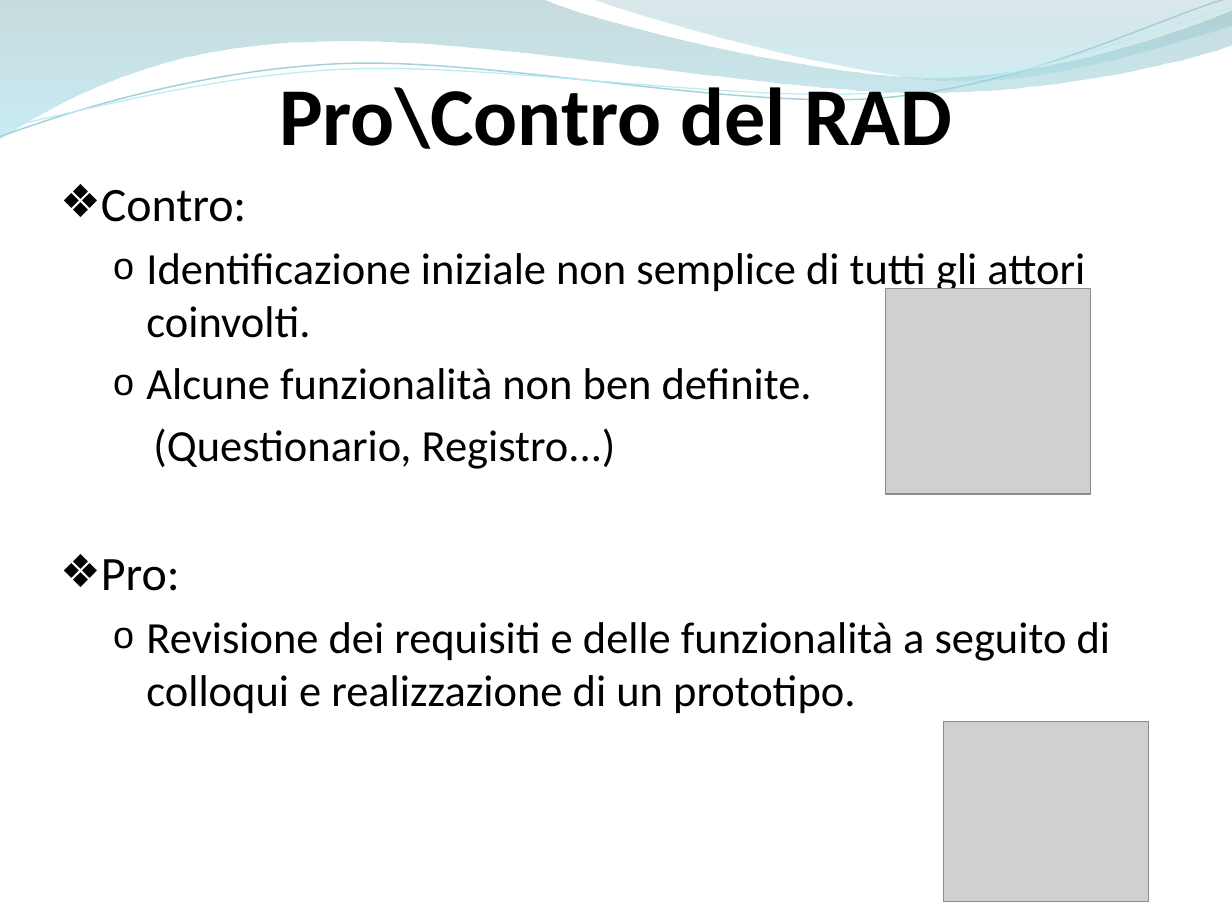
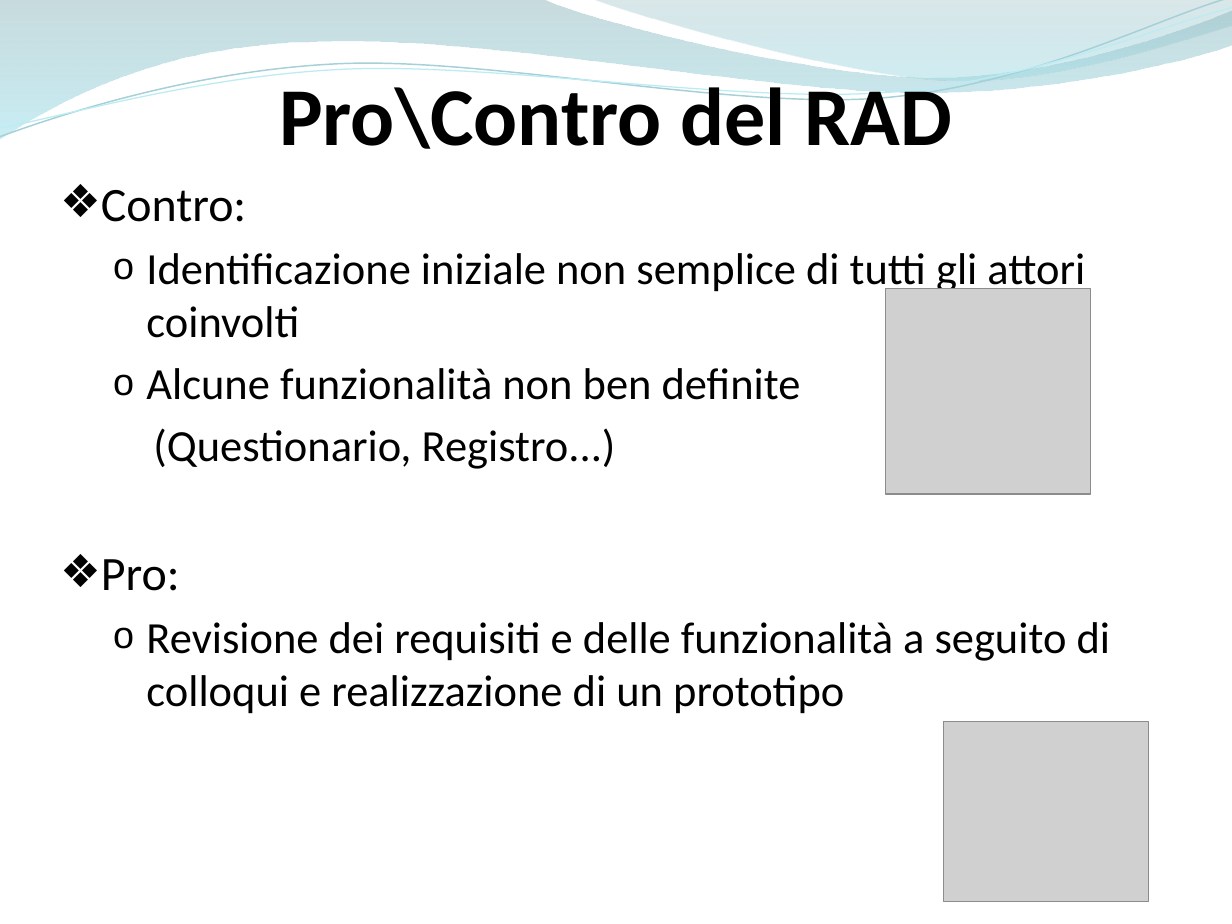
Before and after one commit to ammirate/at-silo, a slide deck: slide 8 of Presentazione/Atsilo3/Atsilo_H_PresentazioneFinale.pptx. Drawn at 1232x924 pixels with LibreOffice and Linux fonts; fonts in the diff are those of the drawing; grey boxes stand for pictures. Boxes give left, top, right and bottom in pixels: in the first picture for what was removed or moved away, otherwise in the second. Text is boxed around its words. In the diff, an @@ line names an element or a change of style, - is before the commit and + after.

```diff
--- a/Presentazione/Atsilo3/Atsilo_H_PresentazioneFinale.pptx
+++ b/Presentazione/Atsilo3/Atsilo_H_PresentazioneFinale.pptx
@@ text at (x1=146, y1=253, x2=1085, y2=400): text changed @@
-  o Identificazione iniziale non semplice di tutti gli attori coinvolti.
-  o Alcune funzionalità non ben definite.
+  o Identificazione iniziale non semplice di tutti gli attori coinvolti
+  o Alcune funzionalità non ben definite
@@ text at (x1=146, y1=622, x2=1111, y2=714): text changed @@
-  o Revisione dei requisiti e delle funzionalità a seguito di colloqui e realizzazione di un prototipo.
+  o Revisione dei requisiti e delle funzionalità a seguito di colloqui e realizzazione di un prototipo
```
Also in this commit, not shown: 4 other slides changed, 2 slides added, 1 other file.
